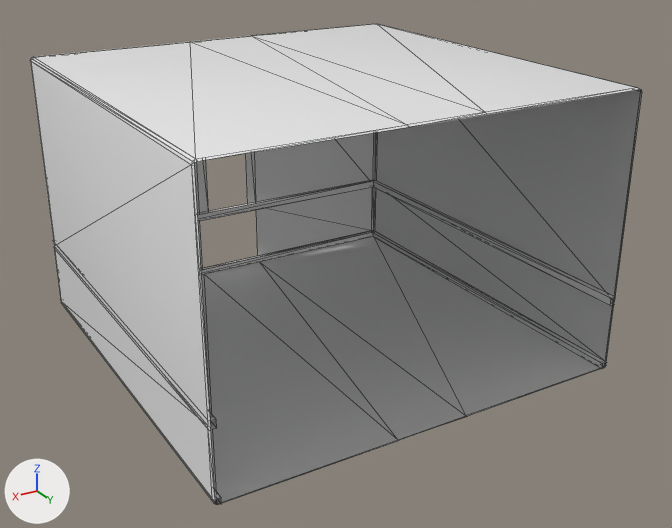
A saved change to the glTF model Models/SM_Room.glb.
The view is the same before and after, from a 50 mm camera at (19.7, 34.6, 20.7) aimed at (-0.3, 1.3, 4.1). Arrows for +X, +Y and +Z are at lower left; the lights stay in place. Mesh edges are drawn as thin lines. Vertices at the same position are counted once.
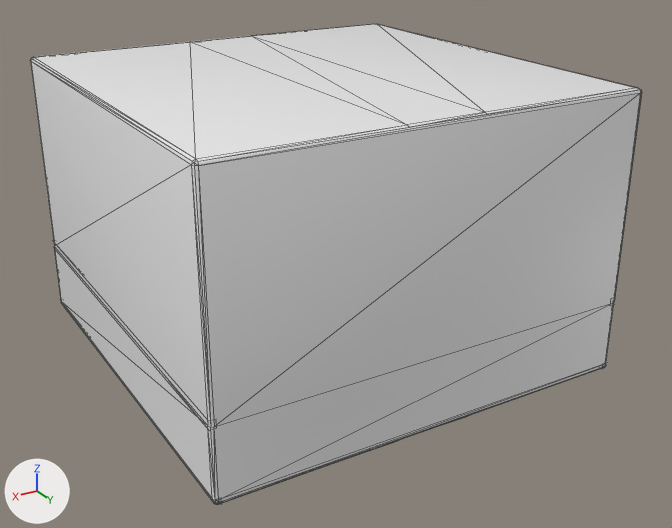
The change, as a diff of the scene's bpy script:
```diff
--- a/Models/SM_Room.glb.py
+++ b/Models/SM_Room.glb.py
@@ me_plane_020 @@
 # used by ob_plane_002; location = (0.0, 0.0, 0.0)
-me_plane_020.from_pydata(...)  # 128 vertices, 200 faces; spans x -9.6..9.6, y -9.6..9.5, z 0.0..12.6
+me_plane_020.from_pydata(...)  # 136 vertices, 230 faces; spans x -9.6..9.6, y -9.6..9.6, z 0.0..12.6
+# me_plane_020 part 1
+# 8 vertices are added at x -9.4..9.4, y 9.6, z 0.2..12.5
+# 30 new faces join them
```

Changed parts and their boxes (x1, y1, x2, y2) in the pictures (672 x 528 px):
part 1 of me_plane_020, added
    after: (194, 90, 642, 505)
